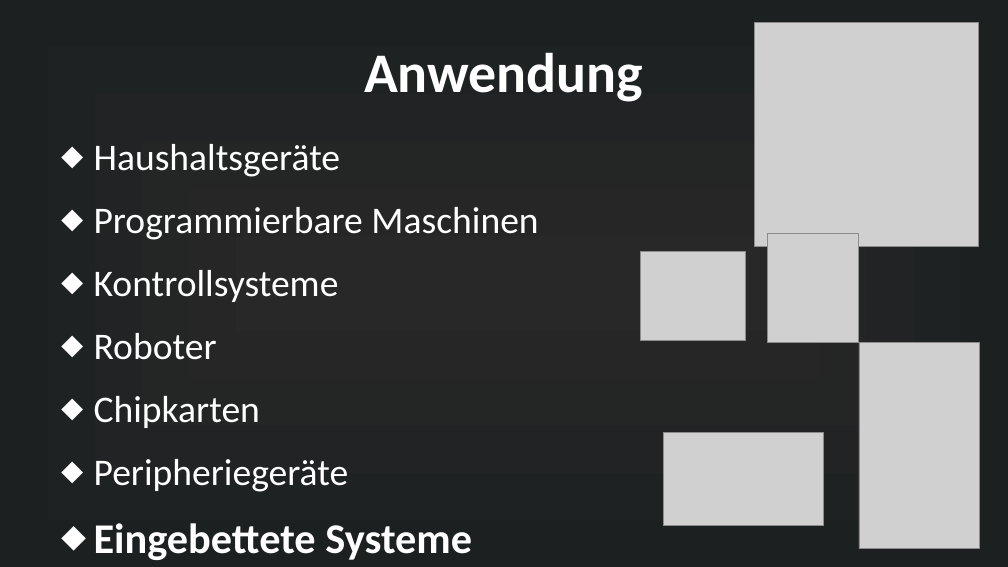
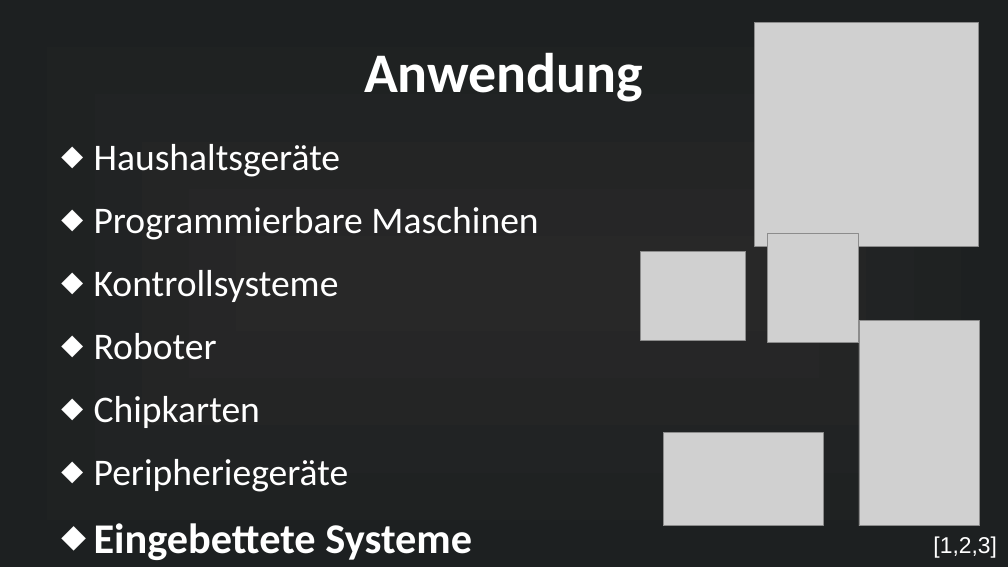
Before and after one commit to MuffinKran24/IMP_GFS, a slide deck: slide 2 of Mikrocontroller_GFS.odp. Drawn at 1008x567 pixels with LibreOffice and Linux fonts; fonts in the diff are those of the drawing; grey boxes stand for pictures. Boxes give left, top, right and bottom in pixels: in the first picture for what was removed or moved away, otherwise in the second. Text is boxed around its words. In the diff, an @@ line names an element or a change of style, - is before the commit and + after.

```diff
--- a/Mikrocontroller_GFS.odp
+++ b/Mikrocontroller_GFS.odp
@@ picture moved from (x1=859, y1=343, x2=980, y2=549) to (x1=859, y1=320, x2=980, y2=526) @@
@@ text added at (x1=933, y1=536, x2=996, y2=558), 18 pt, text #FFFFFF @@
+[1,2,3]
```
Also in this commit, not shown: 2 other slides changed, 5 slides added, 1 slide removed, 12 other files.
